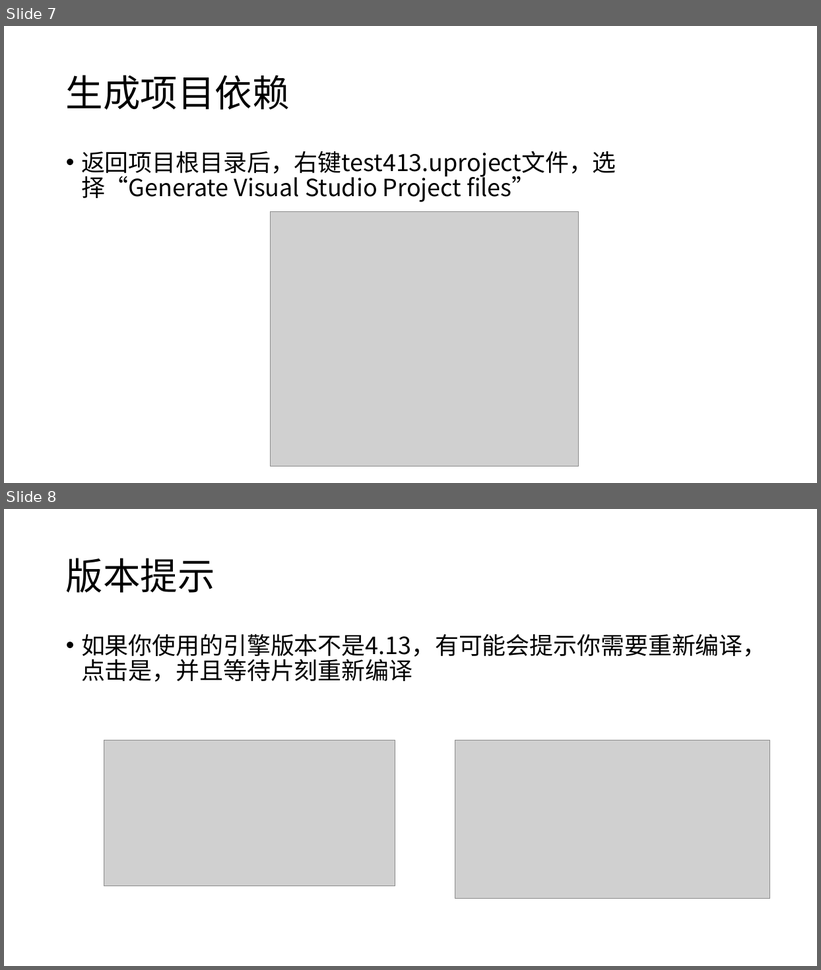
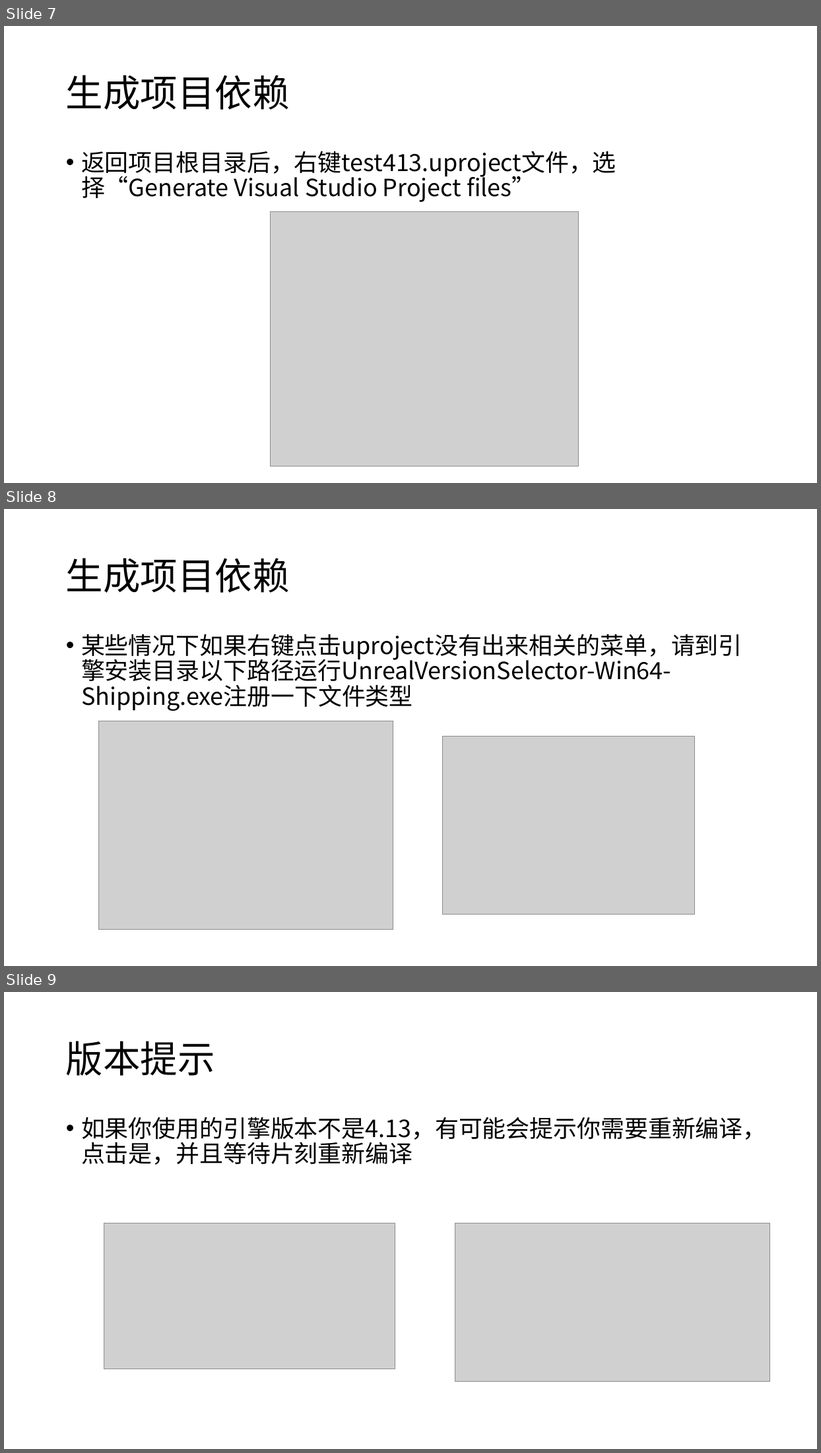
Before and after one commit to 3Glasses/UnrealEngineSDK, a slide deck: ThreeGlasses/Readme.pptx. Shown one above the other, each under a label of ours: slides 7 and 8 before the commit, slides 7, 8 and 9 after it. The pictures are 821x970 and 821x1453 pixels, drawn with LibreOffice and Linux fonts; fonts in the diff are those of the drawing; grey boxes stand for pictures. Boxes give left, top, right and bottom in pixels: in the first picture for what was removed or moved away, otherwise in the second. Text is boxed around its words. In the diff, an @@ line names an element or a change of style, - is before the commit and + after.

Commit message:
update installation instructions

```diff
--- a/ThreeGlasses/Readme.pptx
+++ b/ThreeGlasses/Readme.pptx
@@ slide 8 added at [4,509,817,966], background #FFFFFF @@
@@ title added at [66,558,290,593], 44 pt, text #000000 @@
+生成项目依赖
@@ text added at [81,634,743,711], 28 pt, text #000000 @@
+• 某些情况下如果右键点击uproject没有出来相关的菜单，请到引擎安装目录以下路径运行UnrealVersionSelector-Win64-Shipping.exe注册一下文件类型
@@ picture added at [99,722,393,931] @@
@@ picture added at [443,737,694,916] @@
@@ what was slide 8 is now slide 9 @@
```
